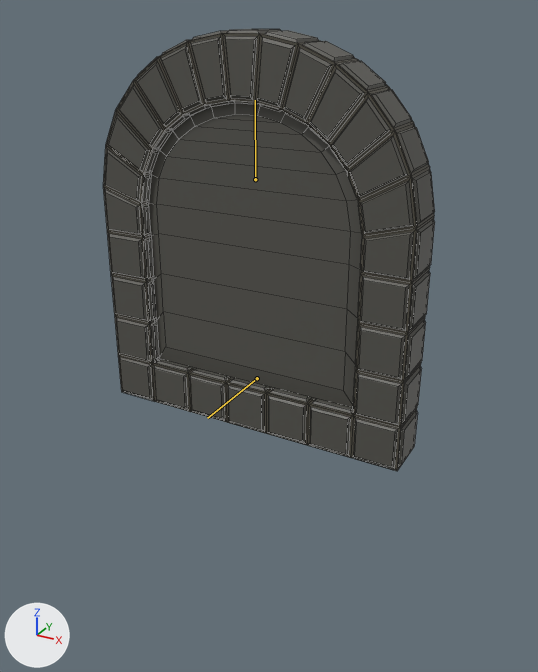
Renders of the FBX model Assets/Models/Door.L.fbx from each side of a commit.
Camera for both pictures: a 50 mm lens placed at (8.26, -14.41, 8.43), pointed at (0.14, 0.35, 1.05). The axes (+X, +Y, +Z) are drawn at lower left. The lights are the same throughout. The older version comes first. The bones that change, and the others that lie on the model, are drawn over the model as lines. Mesh edges are drawn as thin lines.

Names of what the first picture shows: 'Door.L.Mesh', 'Gate.L.Door'.
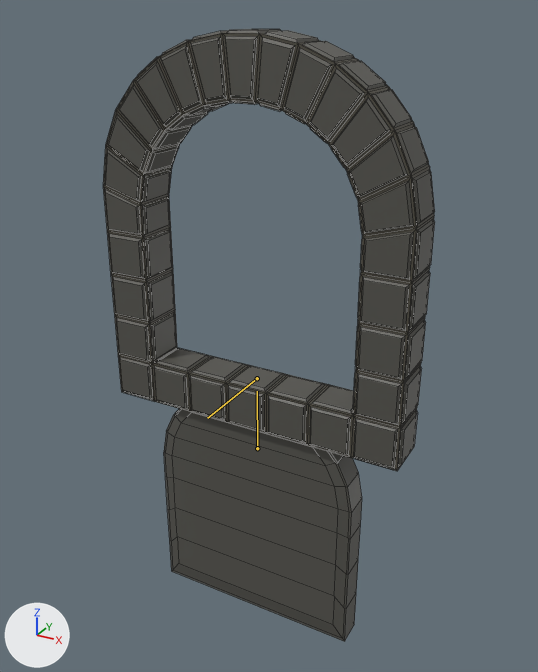
The newer file adds an action. The first version stands in its rest pose; the second is drawn at frame 1 of the action 'Close'.

Changed parts and their boxes [x1, y1, x2, y2] in the pictures (538 x 672 px):
'Door.L.Mesh', posed
    before: [147, 101, 362, 408]
    after: [164, 409, 362, 642]
bone 'Door', root to tip
    before: (255, 179) to (255, 100)
    after: (257, 448) to (257, 391)

The edits, one by one:
Bone 'Door' (bone_door) moves from (0.0, 0.0, 0.0) to (0.0, -7.0, 0.0).
